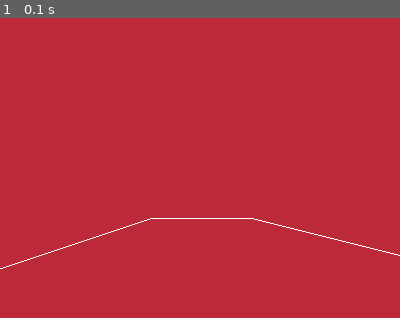
Above: before the commit, frame 1.
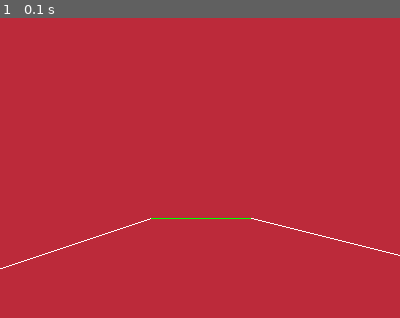
Above: after the commit, the same moment.

Repository: CozyDino/LunarLanderPyGame
Game: pygame game, started from launch.py
Same seed, same stepped clock (60 frames per second), same inputs: the game is played once before the commit and once after it.
Inputs:
- Up to frame 1 (0.1 s): no input
The pictures show only the part of the screen within x 19-69%, y 50-100%; the shares and areas given below are measured in that part.

The runs differ from the first frame. In frame 1, less than 0.1% of the frame differs, in the area x 37-63%, y 66-67%.

Commit message:
Gagner perdre

Diff:
--- a/main.py
+++ b/main.py
@@ -1,13 +1,18 @@
 import pygame
 import math
+import time
 
 class GameConfig:
     windowW = 800
     windowH = 600
     black = (188,42,58)
     white = (255,255,255)
+    green = (0,255,0)
     gravity = 0.001
+
+    pygame.font.init()
     imgFusee = pygame.image.load('rocketspritethumb.png')
+    fontFin = pygame.font.Font("BradBunR.ttf", 24)
 class GameState:
     def __init__(self):
         self.fusee = Fusee()
@@ -18,9 +23,14 @@
         window.fill(GameConfig.black)
         self.niveau.draw(window)
         self.fusee.draw(window)
-    def isOver(self):
-        if(self.niveau.collide(self.fusee)):
-            return False
+    def isOver(self, window):
+        LigneCollision = self.niveau.collide(self.fusee)
+        if(LigneCollision):
+            if(self.fusee.angle <= 270 + 20 and self.fusee.angle >= 270-20 and abs(self.fusee.vy) < 2 and LigneCollision.gagnant == 1):
+                displayMessage(window, "Gagné !", GameConfig.windowW/2, GameConfig.windowW/2)
+            else:
+                displayMessage(window, "Perdu !", GameConfig.windowW/2, GameConfig.windowW/2)
+            return True
         else:
             return False
 
@@ -66,6 +76,7 @@
     def draw(self, window):
         imgFusee = rot_center(GameConfig.imgFusee, 270 - self.angle)
         window.blit(imgFusee, (self.x, self.y))
+        print(self.angle)
 
 
 
@@ -73,14 +84,16 @@
     def __init__(self):
         self.listeLigne = []
         self.listeLigne.append(Ligne(0,600,300,500))
-        self.listeLigne.append(Ligne(300,500,400,500))
+        self.winLine = Ligne(300,500,400,500)
+        self.winLine.setGagnant(1)
+        self.listeLigne.append(self.winLine)
         self.listeLigne.append(Ligne(400,500,600,550))
         self.listeLigne.append(Ligne(600,550,800,200))
         # liste.append(valeur) # permet d'ajouter une valeur à la liste,
     def collide(self, fusee): # boolean
         for line in self.listeLigne:
             if(fusee.collide(line)):
-                return True
+                return line
         return False
     def draw(self, window):
         for ligne in self.listeLigne:
@@ -131,9 +144,9 @@
             Ix = ((ordonneOrigine2 - ordonneOrigine) / (coefDirecteur - coefDirecteur2))
             Iy = (Ix* coefDirecteur + ordonneOrigine)
 
-        print("Ix : ", Ix," Iy : ", Iy)
+        #print("Ix : ", Ix," Iy : ", Iy)
         if(ligne.pointSurSegment(Ix,Iy) and self.pointSurSegment(Ix, Iy)):
-            print("chancla")
+            #print("chancla")
             return True
         else:
             return False
@@ -152,9 +165,13 @@
                 return True
         return False
     def setGagnant(self, v):
-        self.gagant = v
-    def draw(self, window):
-	    pygame.draw.line(window,GameConfig.white, (self.ax,self.ay), (self.bx, self.by),1)
+        self.gagnant = v
+    def draw(self, window):
+        if(self.gagnant == 0):
+            couleur = GameConfig.white
+        else:
+            couleur = GameConfig.green
+        pygame.draw.line(window,couleur, (self.ax,self.ay), (self.bx, self.by),1)
 
 
 
@@ -192,9 +209,12 @@
             gameState.fusee.tourner(2)
         if(tournerGauche):
             gameState.fusee.tourner(-2)
+        if(gameState.isOver(window)):
+            game_over = True
         pygame.display.update()
-        print(1)
-        game_over = gameState.isOver()
+    if(playAgain()):
+        main()
+
 
 def rot_center(image, angle):
     """rotate a Surface, maintaining position."""
@@ -203,3 +223,19 @@
     rot_sprite = pygame.transform.rotate(image, angle)
     rot_sprite.get_rect().center = loc
     return rot_sprite
+
+def playAgain():
+    time.sleep(2)
+    while True:
+        for event in pygame.event.get([pygame.KEYDOWN, pygame.QUIT]):
+            if event.type == pygame.QUIT:
+                return False
+            elif event.type == pygame.KEYDOWN:
+                return True
+        time.sleep(0.5)
+
+def displayMessage(window, text, x, y):
+    img = GameConfig.fontFin.render(text, True, GameConfig.white)
+    displayRect = img.get_rect()
+    displayRect.center = (x,y)
+    window.blit(img, displayRect)
Binary file added: BradBunR.ttf
